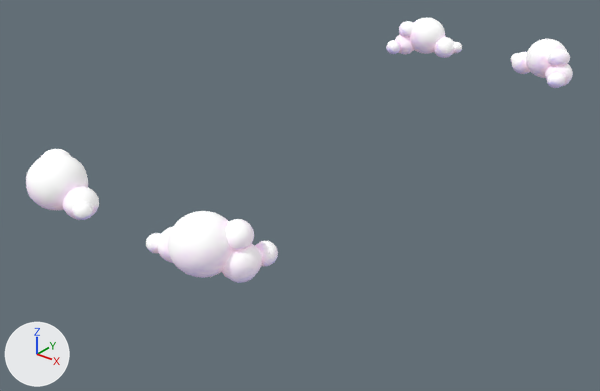
A saved change to the glTF model scene/models/cloudVerticalElevator.glb.
Both versions are drawn from a 50 mm lens placed at (41.3, -65.5, 54.2), pointed at (-7.1, -4.9, 16.6). Lighting does not change. The marker at lower left points along +X, +Y and +Z. Both versions are drawn at frame 23 of the action 'play'; the numbers are the values there. Objects named as collision shapes, trigger or cutter boxes, shadow casters or lower levels of detail are left out.

In view in the first picture: 'CloudB.003'.
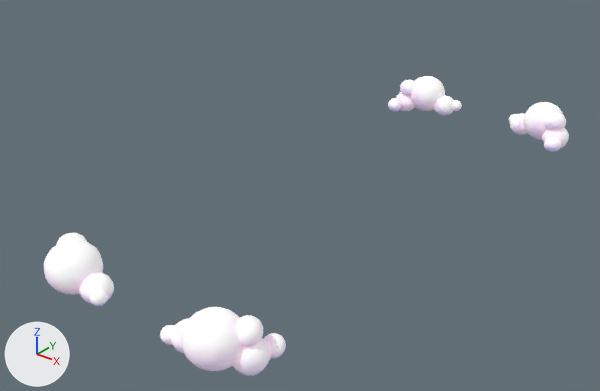
Where the change shows, as pixel boxes [x1, y1, x2, y2] in the pictures (600 x 391 px):
'CloudB.003', moved: before [26, 18, 573, 283]; after [44, 76, 569, 376]

What changed in the scene script:
```text
Change ob_cloudb_003:
    ob_cloudb_003.location: (-4.79, 0.0, 24.06) -> (-4.11, 0.0, 16.21)
```
